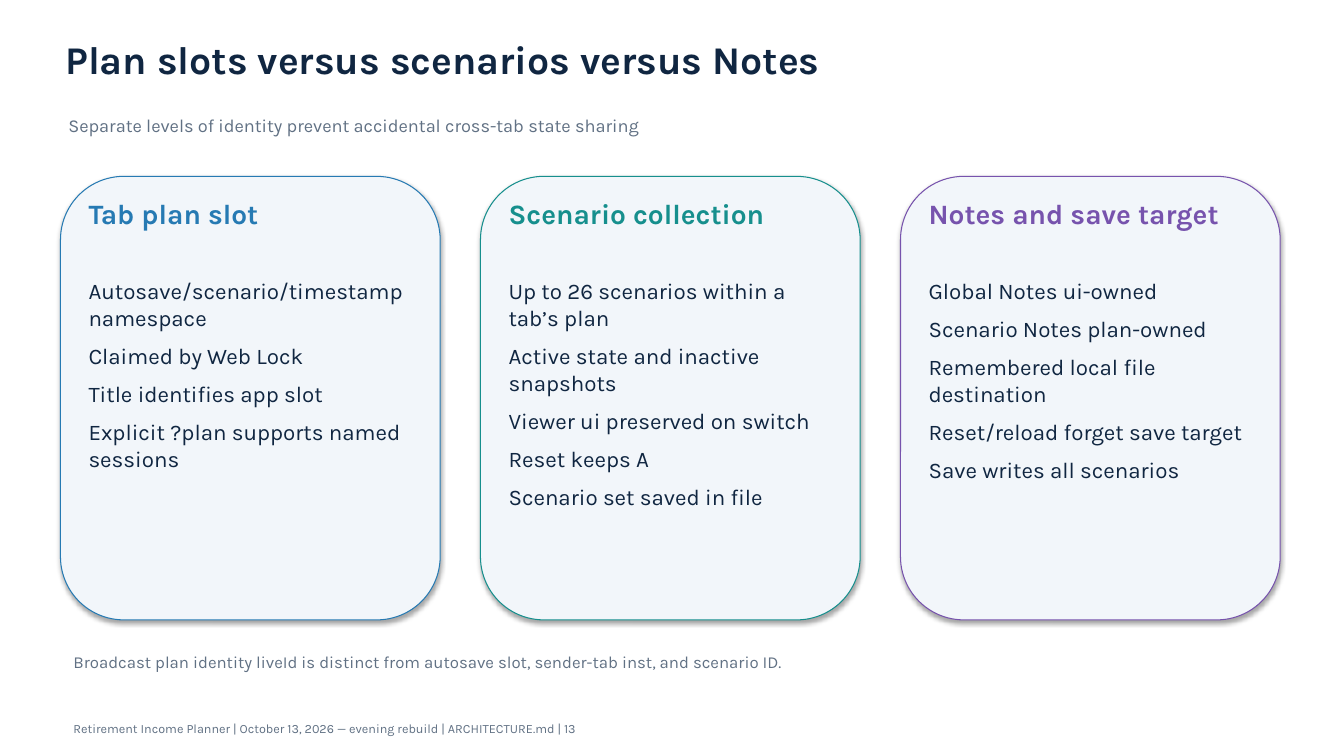
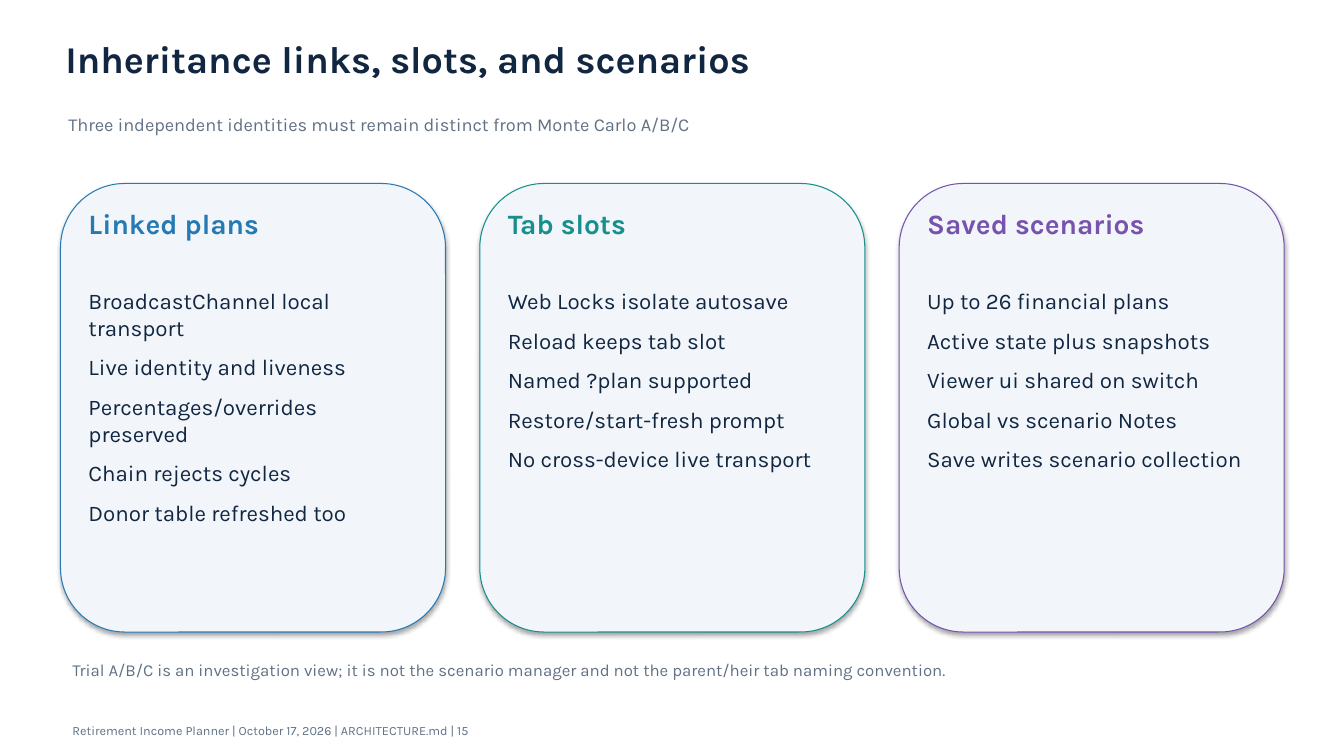
Before and after one commit to howardc64/retirefin, a slide deck: slide 15 of docs/retirement_income_planner_architecture.pptx (slide 13 before the commit). Drawn at 1344x756 pixels with LibreOffice and Linux fonts; fonts in the diff are those of the drawing. Boxes give left, top, right and bottom in pixels: in the first picture for what was removed or moved away, otherwise in the second. Text is boxed around its words. In the diff, an @@ line names an element or a change of style, - is before the commit and + after.

Commit message:
ChangeLog 263-281
Add Monte Carlo analysis

```diff
--- a/docs/retirement_income_planner_architecture.pptx
+++ b/docs/retirement_income_planner_architecture.pptx
@@ text at bbox=[65, 46, 750, 78]: text changed; size 28 to 27 pt @@
-Plan slots versus scenarios versus Notes
+Inheritance links, slots, and scenarios
@@ text removed at bbox=[68, 119, 639, 137] @@
-Separate levels of identity prevent accidental cross-tab state sharing
@@ text added at bbox=[68, 117, 690, 136], 13 pt, text #617184 @@
+Three independent identities must remain distinct from Monte Carlo A/B/C
@@ rounded rectangle: place and size @@
-rounded rectangle at bbox=[60, 176, 441, 620]
+rounded rectangle at bbox=[60, 184, 446, 632]
@@ text removed at bbox=[89, 204, 258, 231] @@
-Tab plan slot
@@ rounded rectangle: place and size @@
-rounded rectangle at bbox=[481, 176, 861, 620]
+rounded rectangle at bbox=[480, 184, 865, 632]
@@ text removed at bbox=[509, 204, 764, 225] @@
-Scenario collection
@@ rounded rectangle: place and size @@
-rounded rectangle at bbox=[900, 176, 1280, 620]
+rounded rectangle at bbox=[899, 184, 1285, 632]
@@ text removed at bbox=[929, 205, 1218, 231] @@
-Notes and save target
@@ text added at bbox=[88, 214, 259, 241], 20 pt, text #267AB3, bold @@
+Linked plans
@@ text added at bbox=[508, 214, 626, 235], 20 pt, text #168F8D, bold @@
+Tab slots
@@ text added at bbox=[927, 214, 1144, 235], 20 pt, text #7753AD, bold @@
+Saved scenarios
@@ text at bbox=[88, 293, 346, 522]: text changed @@
-Autosave/scenario/timestamp namespace
-Claimed by Web Lock
-Title identifies app slot
-Explicit ?plan supports named sessions
+BroadcastChannel local transport
+Live identity and liveness
+Percentages/overrides preserved
+Chain rejects cycles
+Donor table refreshed too
@@ text at bbox=[508, 293, 811, 473]: text changed @@
-Up to 26 scenarios within a tab’s plan
-Active state and inactive snapshots
-Viewer ui preserved on switch
-Reset keeps A
-Scenario set saved in file
+Web Locks isolate autosave
+Reload keeps tab slot
+Named ?plan supported
+Restore/start-fresh prompt
+No cross-device live transport
@@ text at bbox=[927, 293, 1241, 468]: text changed @@
-Global Notes ui-owned
-Scenario Notes plan-owned
-Remembered local file destination
-Reset/reload forget save target
-Save writes all scenarios
+Up to 26 financial plans
+Active state plus snapshots
+Viewer ui shared on switch
+Global vs scenario Notes
+Save writes scenario collection
@@ text removed at bbox=[73, 656, 782, 672] @@
-Broadcast plan identity liveId is distinct from autosave slot, sender-tab inst, and scenario ID.
@@ text added at bbox=[72, 663, 946, 680], 12 pt, text #617184 @@
+Trial A/B/C is an investigation view; it is not the scenario manager and not the parent/heir tab naming convention.
@@ text at bbox=[72, 726, 468, 736]: text changed @@
-Retirement Income Planner | October 13, 2026 — evening rebuild | ARCHITECTURE.md | 13
+Retirement Income Planner | October 17, 2026 | ARCHITECTURE.md | 15
```
Also in this commit, not shown: 2 other slides changed, 15 slides added, 12 slides removed, 37 other files.
